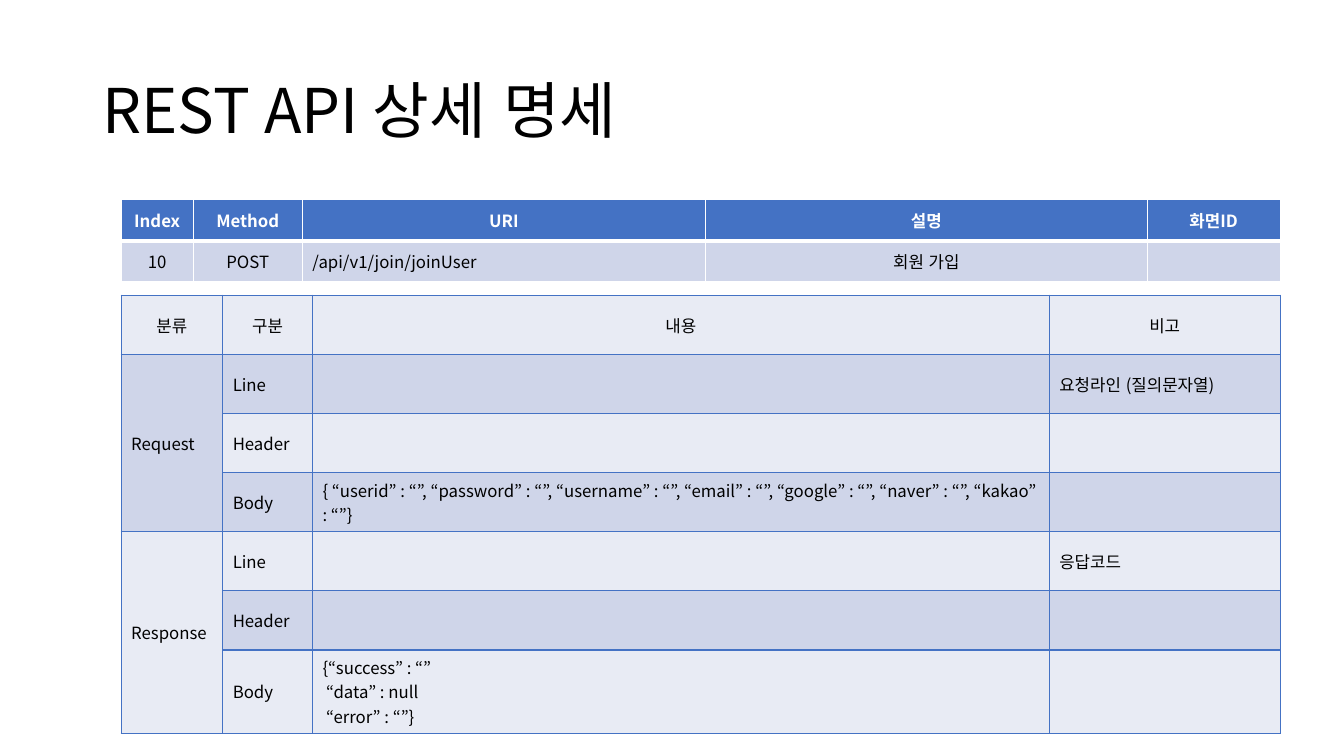
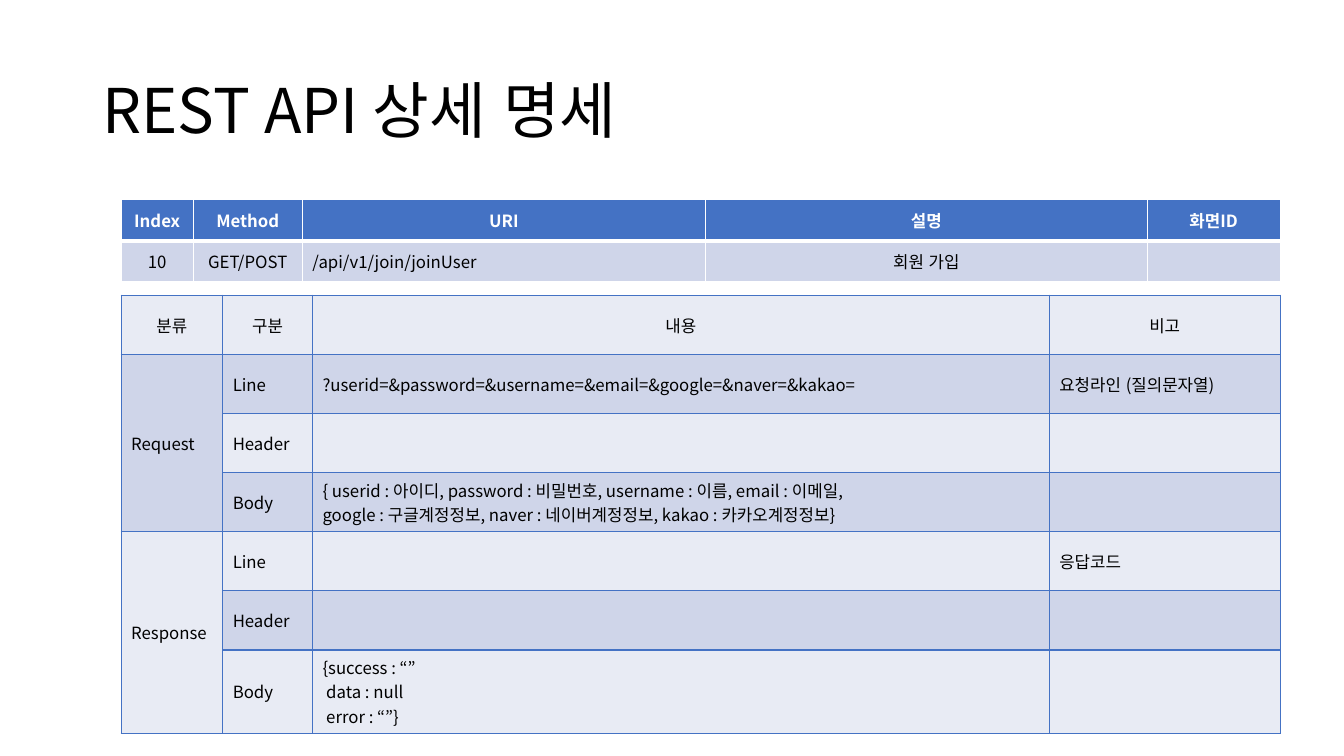
Before and after one commit to sujidaddy/workspace_miniproject, a slide deck: slide 32 of 미니프로젝트계획서제출용.pptx. Drawn at 1344x756 pixels with LibreOffice and Linux fonts; fonts in the diff are those of the drawing. Boxes give left, top, right and bottom in pixels: in the first picture for what was removed or moved away, otherwise in the second. Text is boxed around its words. In the diff, an @@ line names an element or a change of style, - is before the commit and + after.

```diff
--- a/미니프로젝트계획서제출용.pptx
+++ b/미니프로젝트계획서제출용.pptx
@@ table at (121,200,1280,281) @@
-row 2, column 2: POST
+row 2, column 2: GET/POST
@@ table at (121,295,1280,728) @@
-row 2, column 3: 
+row 2, column 3: ?userid=&password=&username=&email=&google=&naver=&kakao=
-row 4, column 3: { “userid” : “”, “password” : “”, “username” : “”, “email” : “”, “google” : “”, “naver” : “”, “kakao” : “”}
+row 4, column 3: { userid : 아이디, password : 비밀번호, username : 이름, email : 이메일, / google : 구글계정정보, naver : 네이버계정정보, kakao : 카카오계정정보}
-row 7, column 3: {“success” : “” “data” : null / “error” : “”}
+row 7, column 3: {success : “” data : null / error : “”}
```
Also in this commit, not shown: 14 other slides changed, 5 other files.
